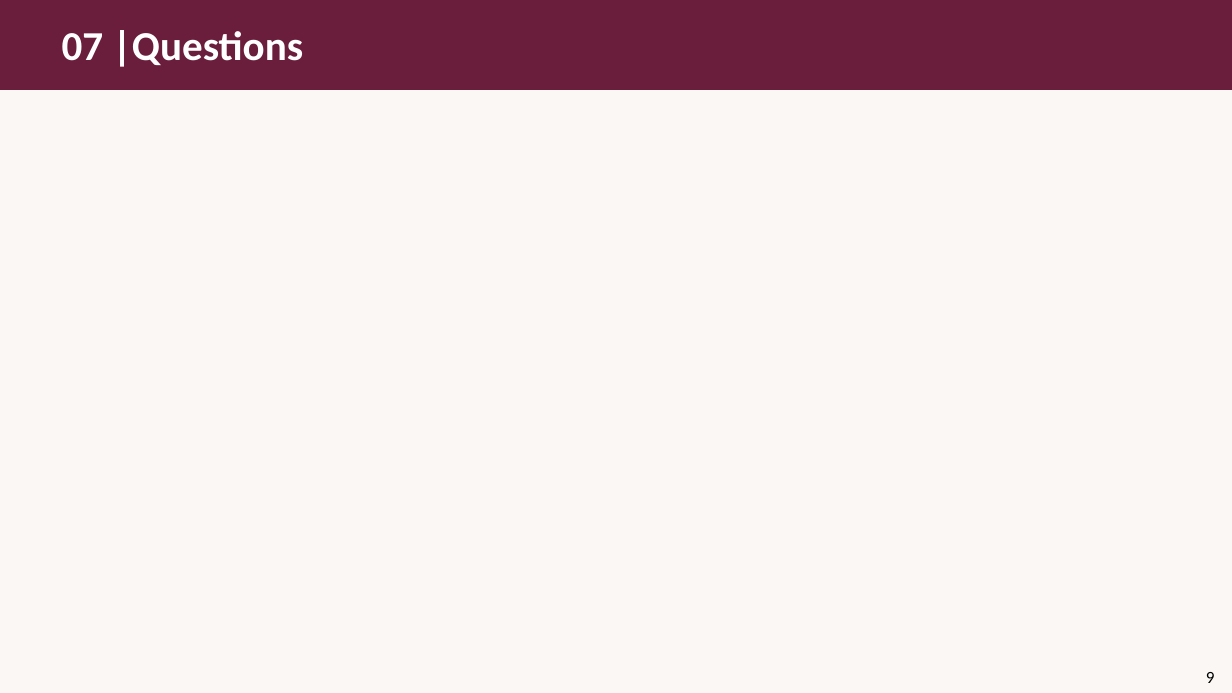
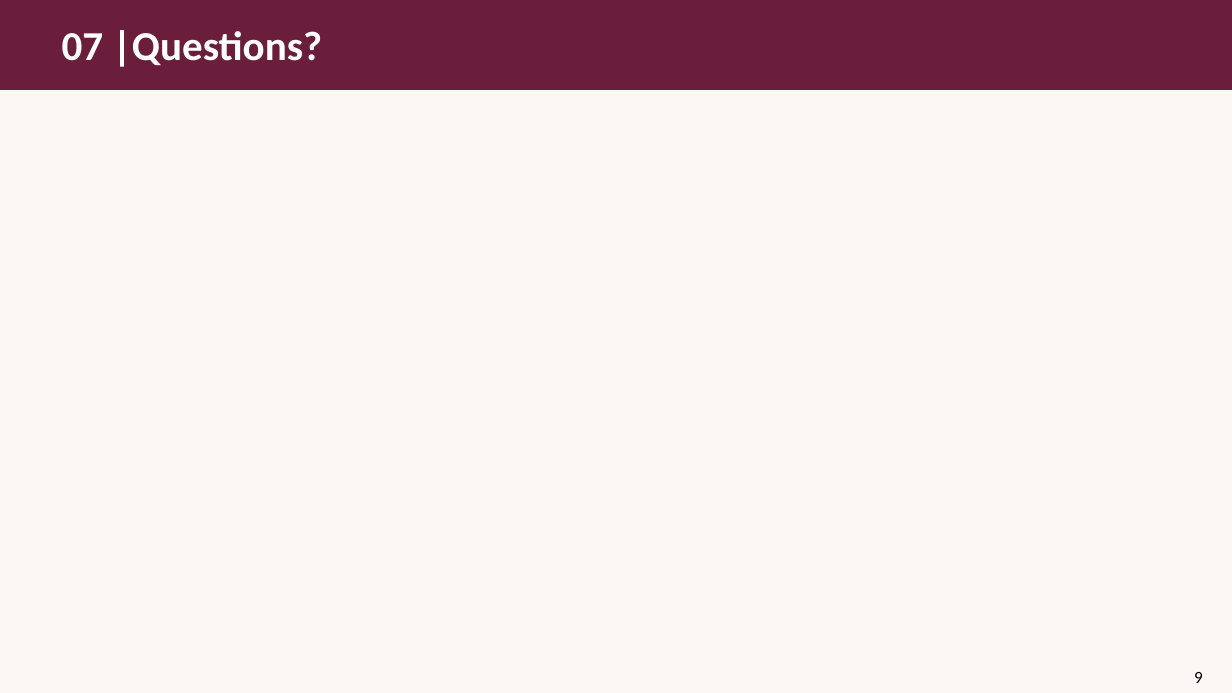
Before and after one commit to William-Ohonba/DS_Health_UWM_Project, a slide deck: slide 9 of presentations/Presentation3_GI_Segmentation.pptx. Drawn at 1232x693 pixels with LibreOffice and Linux fonts; fonts in the diff are those of the drawing. Boxes give left, top, right and bottom in pixels: in the first picture for what was removed or moved away, otherwise in the second. Text is boxed around its words. In the diff, an @@ line names an element or a change of style, - is before the commit and + after.

```diff
--- a/presentations/Presentation3_GI_Segmentation.pptx
+++ b/presentations/Presentation3_GI_Segmentation.pptx
@@ text at (62, 30, 322, 67): text changed @@
-07 |Questions
+07 |Questions?
@@ text "9": place and size @@
-text "9" at (1206, 672, 1215, 683)
+text "9" at (1194, 672, 1203, 683)
```
Also in this commit, not shown: 8 other slides changed, 8 other files.
